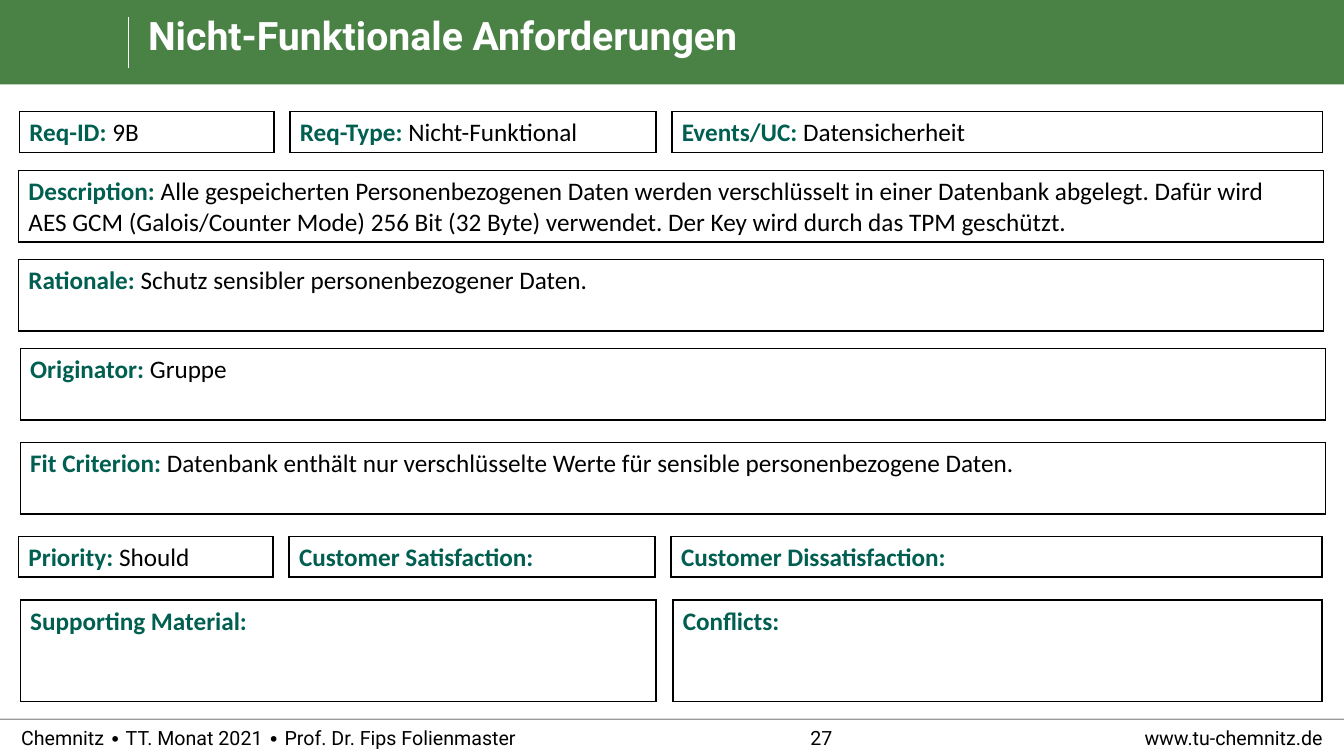
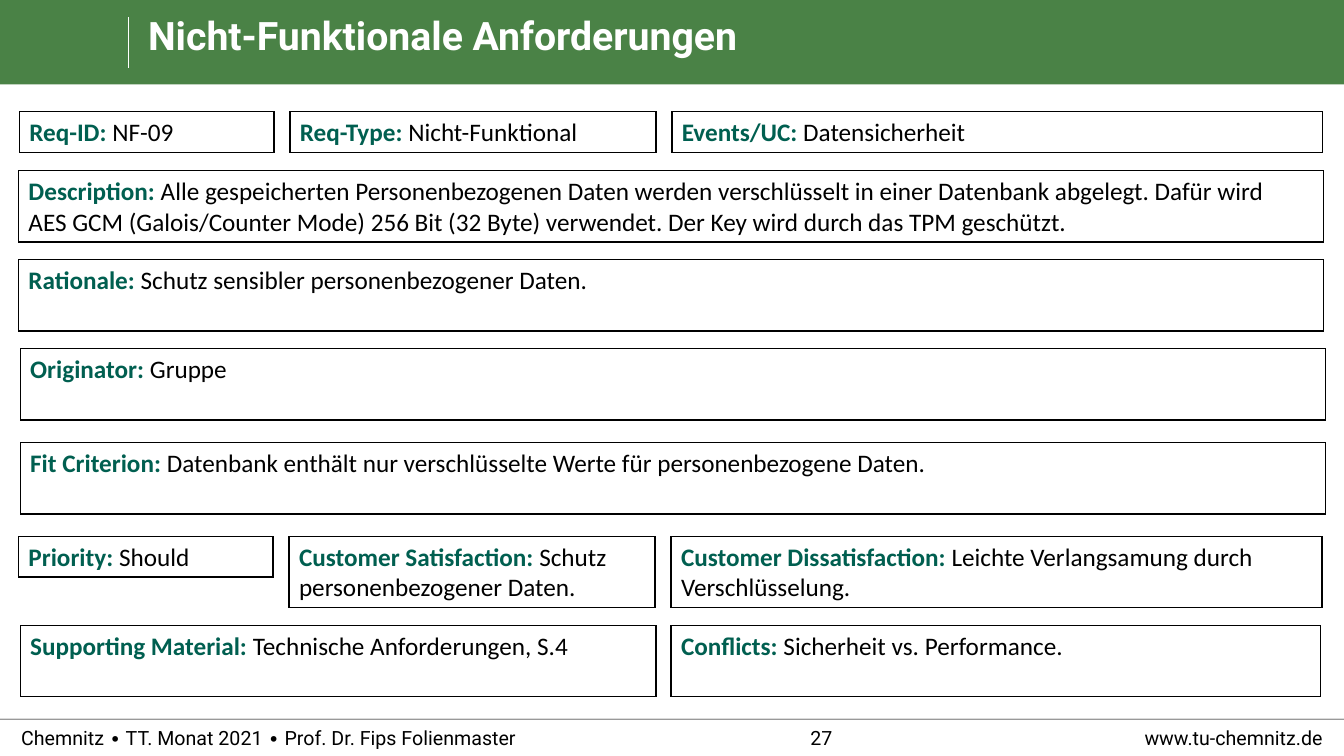
Before and after one commit to RealBiggerBo/Softwaretechnik, a slide deck: slide 27 of SnowCards_Requirements.pptx. Drawn at 1344x756 pixels with LibreOffice and Linux fonts; fonts in the diff are those of the drawing; background and template pictures are left out. Boxes give left, top, right and bottom in pixels: in the first picture for what was removed or moved away, otherwise in the second. Text is boxed around its words. In the diff, an @@ line names an element or a change of style, - is before the commit and + after.

```diff
--- a/SnowCards_Requirements.pptx
+++ b/SnowCards_Requirements.pptx
@@ text in rectangle at (29, 124, 173, 145): text changed @@
-Req-ID: 9B
+Req-ID: NF-09
@@ text in rectangle at (30, 454, 925, 477): text changed @@
-Fit Criterion: Datenbank enthält nur verschlüsselte Werte für sensible personenbezogene Daten.
+Fit Criterion: Datenbank enthält nur verschlüsselte Werte für personenbezogene Daten.
@@ rectangle "Customer Satisfaction: Schutz personenbezogener Daten.": place and size @@
-rectangle "Customer Satisfaction: Schutz personenbezogener Daten." at (289, 536, 655, 577)
+rectangle "Customer Satisfaction: Schutz personenbezogener Daten." at (289, 536, 655, 608)
@@ rectangle "Customer Dissatisfaction: Leichte Verlangsamung durch ...": place and size @@
-rectangle "Customer Dissatisfaction: Leichte Verlangsamung durch ..." at (671, 536, 1323, 577)
+rectangle "Customer Dissatisfaction: Leichte Verlangsamung durch ..." at (671, 536, 1323, 608)
@@ text in rectangle at (299, 548, 606, 601): text changed; text colour #005F50 to #000000; bold off @@
-Customer Satisfaction:
+Customer Satisfaction: Schutz personenbezogener Daten.
@@ text in rectangle at (681, 548, 1253, 601): text changed; text colour #005F50 to #000000; bold off @@
-Customer Dissatisfaction:
+Customer Dissatisfaction: Leichte Verlangsamung durch Verschlüsselung.
@@ rectangle "Supporting Material: Technische Anforderungen, S.4": place and size @@
-rectangle "Supporting Material: Technische Anforderungen, S.4" at (20, 600, 656, 702)
+rectangle "Supporting Material: Technische Anforderungen, S.4" at (20, 626, 656, 698)
@@ rectangle "Conflicts: Sicherheit vs. Performance.": place and size @@
-rectangle "Conflicts: Sicherheit vs. Performance." at (674, 600, 1323, 702)
+rectangle "Conflicts: Sicherheit vs. Performance." at (671, 626, 1321, 698)
@@ text in rectangle at (30, 637, 568, 660): text changed; text colour #005F50 to #000000; bold off @@
-Supporting Material:
+Supporting Material: Technische Anforderungen, S.4
@@ text in rectangle at (681, 637, 1063, 656): text changed; text colour #005F50 to #000000; bold off @@
-Conflicts:
+Conflicts: Sicherheit vs. Performance.
```
Also in this commit, not shown: 27 other slides changed.
